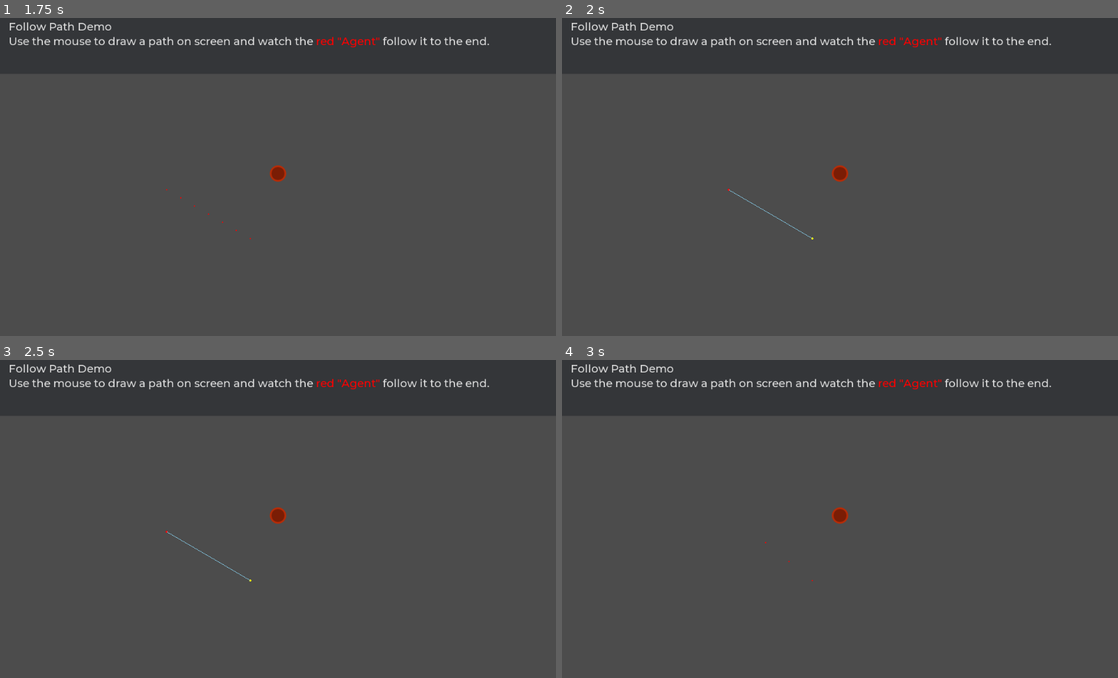
Above: before the commit, frames 1-4 (two rows, left to right).
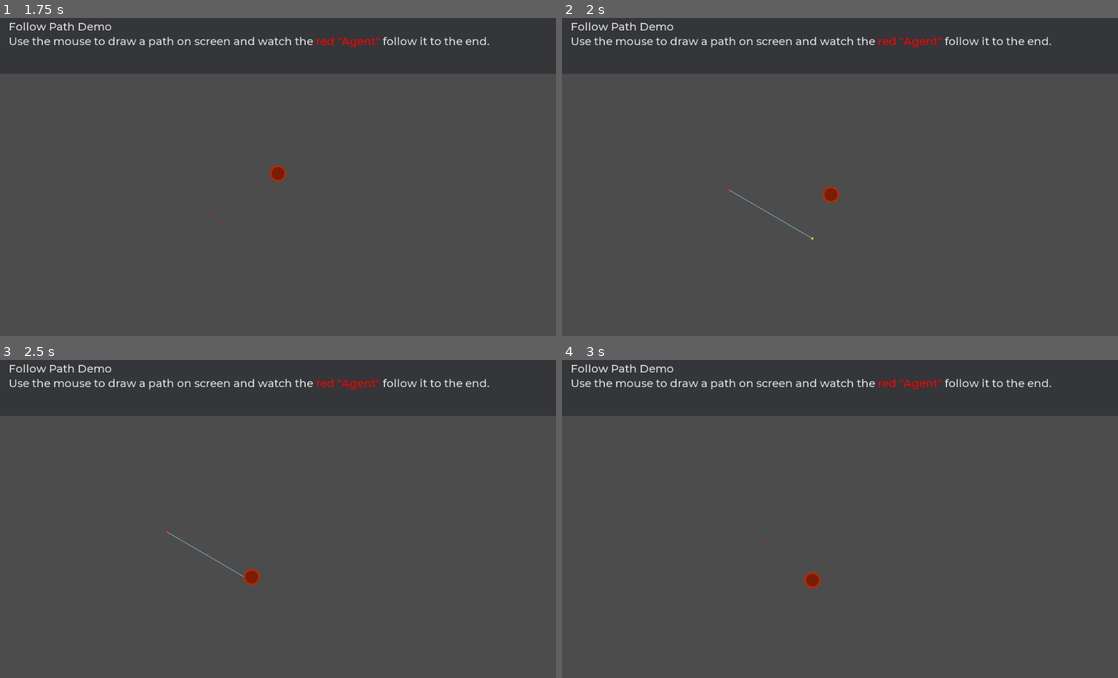
Above: after the commit, the same moments.

Repository: GDQuest/godot-steering-ai-framework
Game: Godot game, scene res://demos/FollowPath/FollowPathDemo.tscn
The game is run twice, just before and just after one commit, with the same random seed, the same clock (stepped at 60 frames per second) and the same inputs. The project has no main scene, so this scene is started directly.
Inputs (mouse positions are in pixels of both pictures, inside the frame that each line leads up to):
- Up to frame 1 (1.75 s): tap Enter at 0.5 s; move the mouse to (400, 157) at 0.52 s; hold D (sf_right) 0.53-1.25 s; click (400, 157) at 0.67 s; tap Space at 1.25 s; drag from (166, 189) to (250, 237) at 1.27 s
- Up to frame 2 (2 s): no input
- Up to frame 3 (2.5 s): move the mouse to (333, 442) at 2.02 s; hold D (sf_right) from 2.03 s (still down)
- Up to frame 4 (3 s): release D (sf_right) at 2.75 s; tap Enter at 2.75 s; drag from (812, 579) to (673, 468) at 2.77 s

Frame 1 is identical in both runs. In frame 2, 0.3% of the frame differs, in the area x 46-52%, y 46-59%; in frame 3, 0.3%; in frame 4, 0.3%, in the area x 43-52%, y 46-72%.
Error before the commit: Parse Error: Expected end of statement ("extends"), got class_name instead. (res://src/GSTPath.gd:3)

Commit message:
Fix unknown mangling issue from previous commit
For some reason, github's merge destroyed a lot of newlines, which
broke GSTPath.

Diff:
--- a/project/src/GSTPath.gd
+++ b/project/src/GSTPath.gd
@@ -1,6 +1,7 @@
-# Represents a path made up of Vector3 waypoints, split into segments path
-# follow behaviors can use.
-extends Reference class_name GSTPath
+# Represents a path made up of Vector3 waypoints, split into path segments for use by path
+# following behaviors.
+extends Reference
+class_name GSTPath
 
 
 # If `false`, the path loops.
@@ -9,46 +10,60 @@
 var length: float
 
 var _segments: Array
-var _nearest_point_on_segment: Vector3 var _nearest_point_on_path: Vector3
 
+var _nearest_point_on_segment: Vector3
+var _nearest_point_on_path: Vector3
 
 func _init(waypoints: Array, open := false) -> void:
-	self.open = open create_path(waypoints) _nearest_point_on_segment =
-	waypoints[0] _nearest_point_on_path = waypoints[0]
+	self.open = open
+	create_path(waypoints)
+	_nearest_point_on_segment = waypoints[0]
+	_nearest_point_on_path = waypoints[0]
 
 
 # Creates a path from a list of waypoints.
 func create_path(waypoints: Array) -> void:
 	if not waypoints or waypoints.size() < 2:
-		printerr("Waypoints cannot be null and must contain at least two (2)
-		waypoints.") return
+		printerr("Waypoints cannot be null and must contain at least two (2) waypoints.")
+		return
 
-	_segments = [] length = 0 var current: Vector3 = waypoints.front() var
-	previous: Vector3
+	_segments = []
+	length = 0
+	var current: Vector3 = waypoints.front()
+	var previous: Vector3
 
 	for i in range(1, waypoints.size(), 1):
-		previous = current if i < waypoints.size():
-			current = waypoints[i] elif open:
-			break else:
-			current = waypoints[0] var segment := GSTSegment.new(previous,
-		current) length += segment.length segment.cumulative_length = length
+		previous = current
+		if i < waypoints.size():
+			current = waypoints[i]
+		elif open:
+			break
+		else:
+			current = waypoints[0]
+		var segment := GSTSegment.new(previous, current)
+		length += segment.length
+		segment.cumulative_length = length
 		_segments.append(segment)
 
 
 # Returns the distance from `agent_current_position` to the next waypoint.
 func calculate_distance(agent_current_position: Vector3) -> float:
 	if _segments.size() == 0:
-		return 0.0 var smallest_distance_squared: float = INF var
-	nearest_segment: GSTSegment for i in range(_segments.size()):
-		var segment: GSTSegment = _segments[i] var distance_squared :=
-		_calculate_point_segment_distance_squared(
-				segment.begin, segment.end, agent_current_position
+		return 0.0
+	var smallest_distance_squared: float = INF
+	var nearest_segment: GSTSegment
+	for i in range(_segments.size()):
+		var segment: GSTSegment = _segments[i]
+		var distance_squared := _calculate_point_segment_distance_squared(
+				segment.begin,
+				segment.end,
+				agent_current_position
 			)
 
 		if distance_squared < smallest_distance_squared:
 			_nearest_point_on_path = _nearest_point_on_segment
-			smallest_distance_squared = distance_squared nearest_segment =
-			segment
+			smallest_distance_squared = distance_squared
+			nearest_segment = segment
 
 	var length_on_path := (
 		nearest_segment.cumulative_length -
@@ -60,16 +75,19 @@
 # Calculates a target position from the path's starting point based on the `target_distance`.
 func calculate_target_position(target_distance: float) -> Vector3:
 	if open:
-		target_distance = clamp(target_distance, 0, length) else:
+		target_distance = clamp(target_distance, 0, length)
+	else:
 		if target_distance < 0:
-			target_distance = length + fmod(target_distance, length) elif
-		target_distance > length:
+			target_distance = length + fmod(target_distance, length)
+		elif target_distance > length:
 			target_distance = fmod(target_distance, length)
 
-	var desired_segment: GSTSegment for i in range(_segments.size()):
-		var segment: GSTSegment = _segments[i] if segment.cumulative_length >=
-		target_distance:
-			desired_segment = segment break
+	var desired_segment: GSTSegment
+	for i in range(_segments.size()):
+		var segment: GSTSegment = _segments[i]
+		if segment.cumulative_length >= target_distance:
+			desired_segment = segment
+			break
 
 	if not desired_segment:
 		desired_segment = _segments.back()
@@ -77,8 +95,8 @@
 	var distance := desired_segment.cumulative_length - target_distance
 
 	return (
-		(desired_segment.begin - desired_segment.end) * (distance /
-		desired_segment.length) + desired_segment.end)
+		(desired_segment.begin - desired_segment.end) *
+		(distance / desired_segment.length) + desired_segment.end)
 
 
 # Returns the position of the first point on the path.
@@ -91,11 +109,11 @@
 	return _segments.back().end
 
 
-func _calculate_point_segment_distance_squared(start: Vector3, end: Vector3,
-position: Vector3) -> float:
-	_nearest_point_on_segment = start var start_end := end - start var
-	start_end_length_squared := start_end.length_squared() if
-	start_end_length_squared != 0:
+func _calculate_point_segment_distance_squared(start: Vector3, end: Vector3, position: Vector3) -> float:
+	_nearest_point_on_segment = start
+	var start_end := end - start
+	var start_end_length_squared := start_end.length_squared()
+	if start_end_length_squared != 0:
 		var t = (position - start).dot(start_end) / start_end_length_squared
 		_nearest_point_on_segment += start_end * clamp(t, 0, 1)
 
@@ -103,8 +121,13 @@
 
 
 class GSTSegment:
-	var begin: Vector3 var end: Vector3 var length: float var cumulative_length:
-	float
+	var begin: Vector3
+	var end: Vector3
+	var length: float
+	var cumulative_length: float
+
 
 	func _init(begin: Vector3, end: Vector3) -> void:
-		self.begin = begin self.end = end length = begin.distance_to(end)
+		self.begin = begin
+		self.end = end
+		length = begin.distance_to(end)
